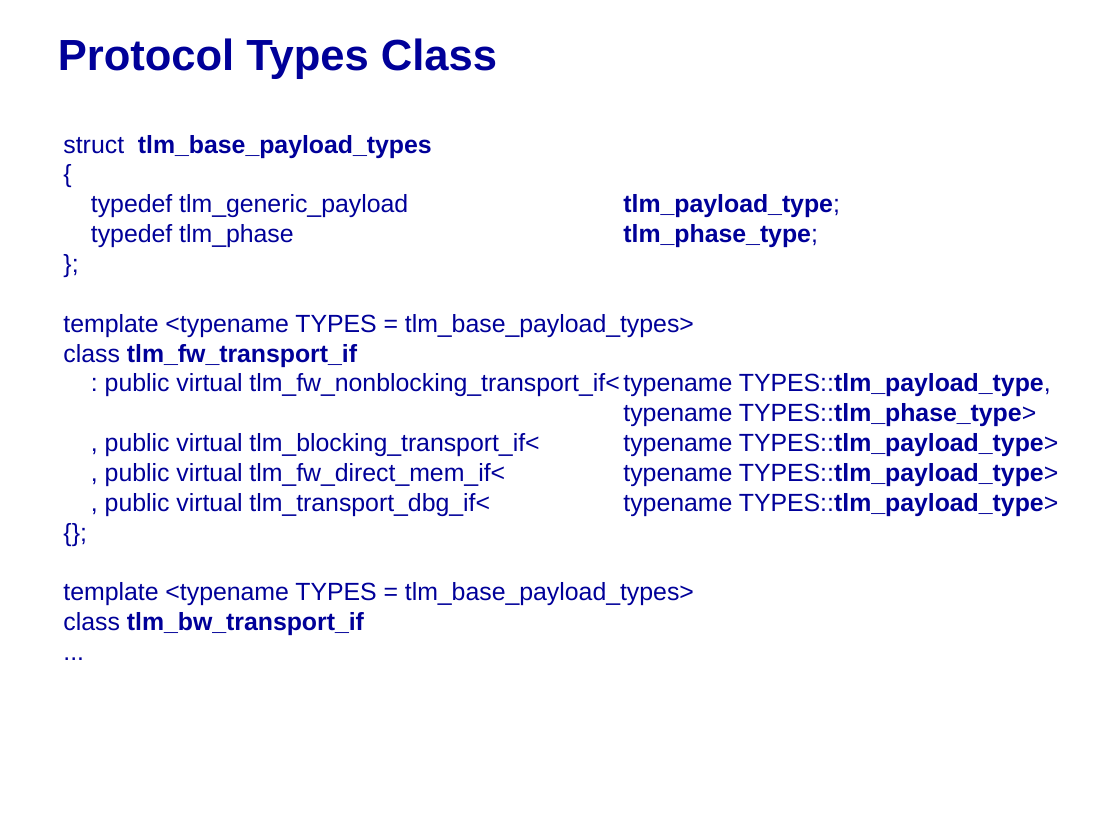
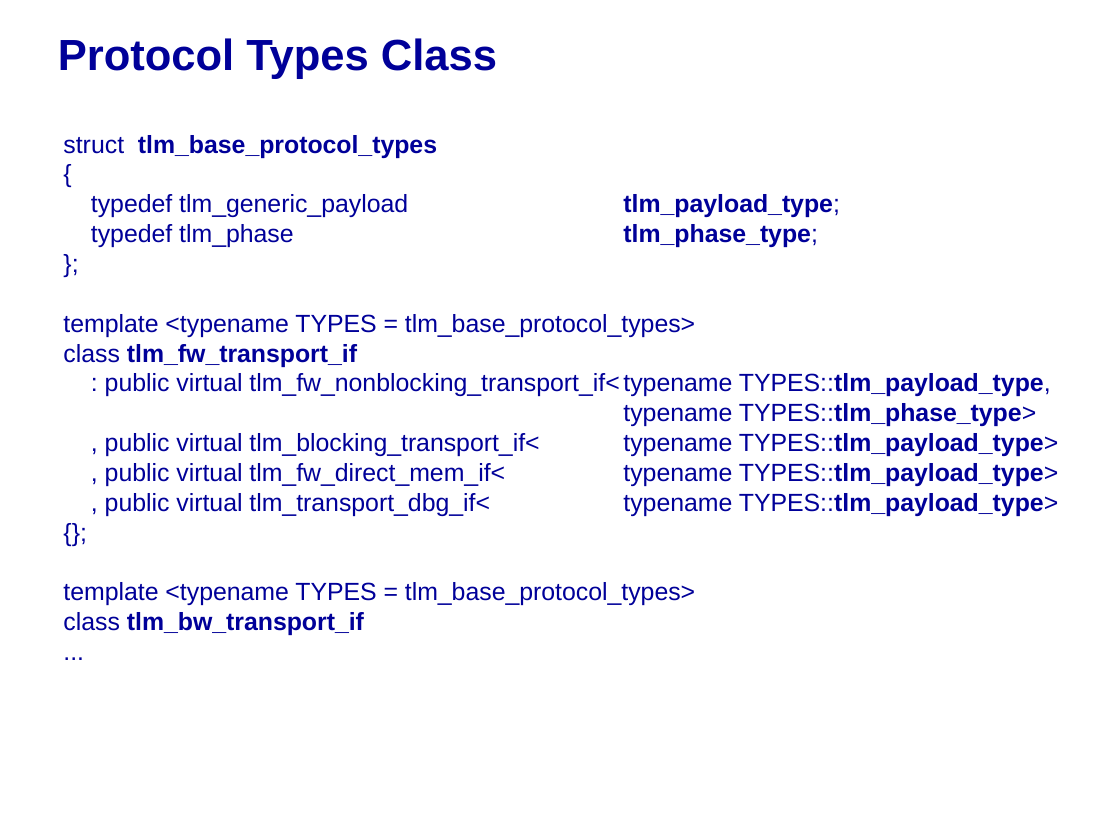
Before and after one commit to accellera-official/systemc, a slide deck: slide 93 of docs/release/TLM_2_0_presentation.ppt. Drawn at 1120x840 pixels with LibreOffice and Linux fonts; fonts in the diff are those of the drawing; background and template pictures are left out. Boxes give left, top, right and bottom in pixels: in the first picture for what was removed or moved away, otherwise in the second. Text is boxed around its words. In the diff, an @@ line names an element or a change of style, - is before the commit and + after.

Commit message:
updated presentation

```diff
--- a/docs/release/TLM_2_0_presentation.ppt
+++ b/docs/release/TLM_2_0_presentation.ppt
@@ text at [63,135,437,158]: text changed @@
-struct tlm_base_payload_types
+struct tlm_base_protocol_types
@@ text at [63,314,695,337]: text changed @@
-template <typename TYPES = tlm_base_payload_types>
+template <typename TYPES = tlm_base_protocol_types>
@@ text at [63,582,695,605]: text changed @@
-template <typename TYPES = tlm_base_payload_types>
+template <typename TYPES = tlm_base_protocol_types>
```
Also in this commit, not shown: 8 other slides changed.
